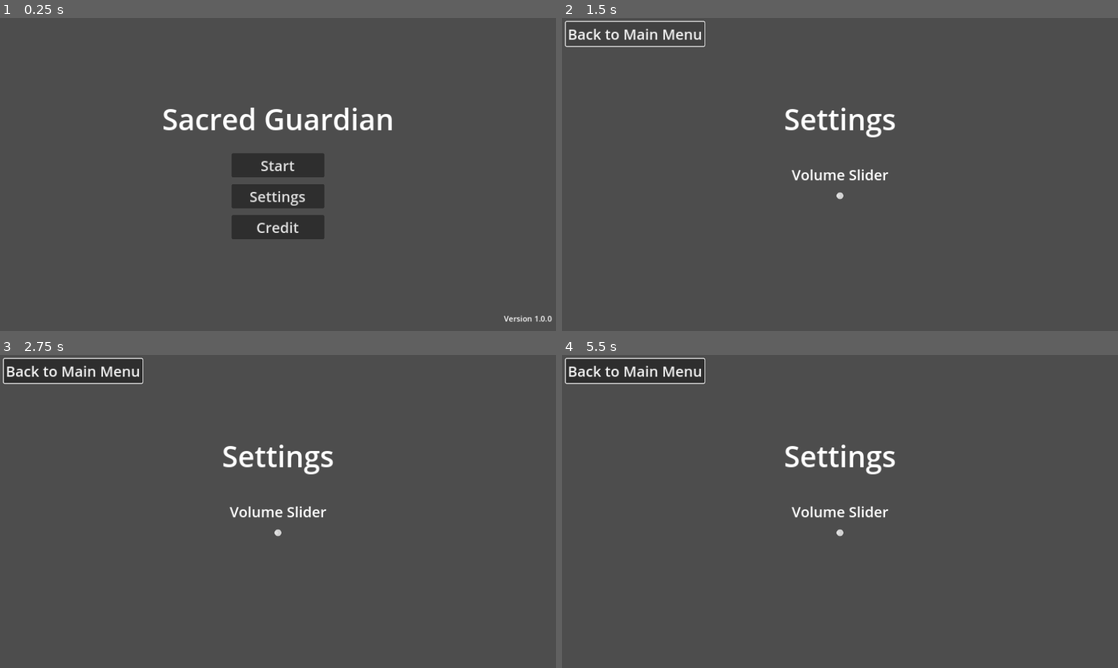
Above: before the commit, frames 1-4 (two rows, left to right).
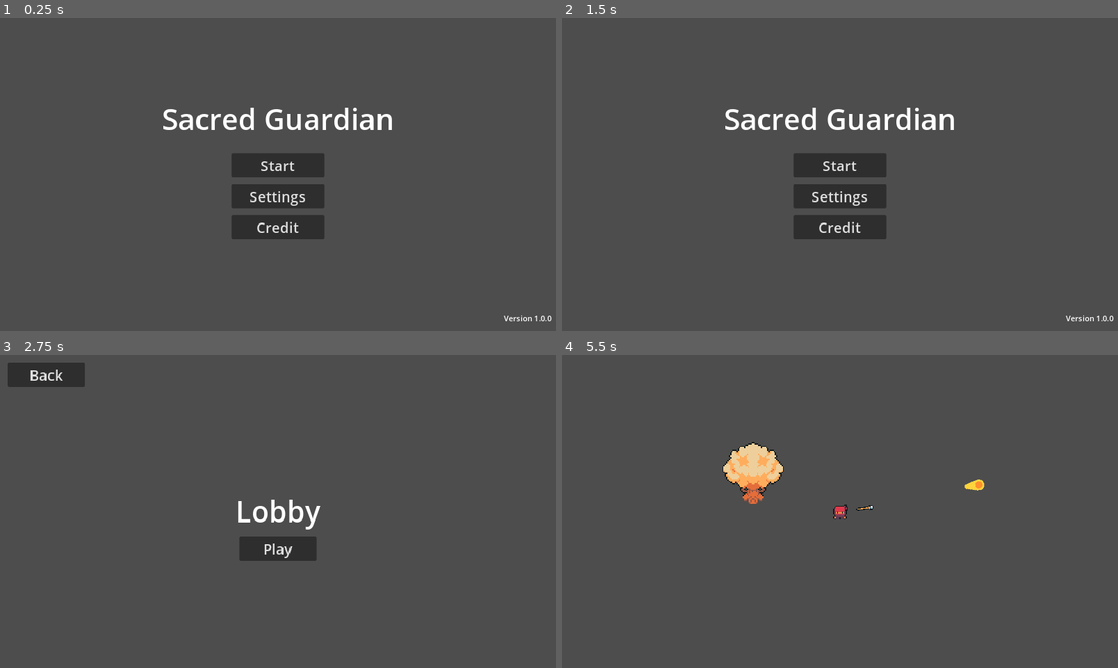
Above: after the commit, the same moments.

Repository: shafiq1rwan/sacred-guardian
Game: Godot game, scene res://games/main_menu.tscn
Two runs of this game, one before a commit and one after it. Both use one fixed random seed, a clock stepped at 60 frames per second and the inputs below.
Inputs (mouse positions are in pixels of both pictures, inside the frame that each line leads up to):
- Up to frame 1 (0.25 s): no input
- Up to frame 2 (1.5 s): click "Settings" at 0.5 s; click "Back to Main Menu" at 1.25 s
- Up to frame 3 (2.75 s): click (278, 502) at 2 s, where only the run after the commit has a clickable "Start"
- Up to frame 4 (5.5 s): click "Back to Main Menu" (after the commit: "Back") at 2.75 s; click (840, 502) at 3.5 s, where only the run after the commit has a clickable "Start"; click (840, 549) at 4.25 s, where only the run after the commit has a clickable "Play"; move the mouse to (962, 495) at 5.02 s; hold D (right) from 5.03 s (still down); click (962, 495) at 5.1 s

The runs differ from the first frame. In frame 1, 0.6% of the frame differs, in the area x 29-100%, y 28-98%; in frame 2, 5.7%, in the area x 0-100%, y 0-97%; in frame 3, 3.9%; in frame 4, 4.5%.

Commit message:
Add basic movement to player character and gun

Diff:
--- /dev/null
+++ b/assets/pistol/impact/impact.gd
@@ -0,0 +1,10 @@
+extends Node2D
+
+@onready var sprite = %Sprite
+
+
+func _ready():
+	var tween = create_tween().set_parallel(true).set_ease(Tween.EASE_OUT)
+	tween.tween_property(sprite, "scale", Vector2.ONE * 1.35, 0.3).from(Vector2.ONE * 0.6)
+	tween.tween_property(sprite, "modulate:a", 0.0, 0.15).set_delay(0.15)
+	tween.chain().tween_callback(queue_free)
--- /dev/null
+++ b/assets/pistol/impact/impact.tscn
@@ -0,0 +1,13 @@
+[gd_scene load_steps=3 format=3 uid="uid://kcl4efkvrany"]
+
+[ext_resource type="Script" path="res://pistol/impact/impact.gd" id="1_4vum2"]
+[ext_resource type="Texture2D" uid="uid://dn80eu1qs371v" path="res://pistol/impact/circle.png" id="2_wp1di"]
+
+[node name="Impact" type="Node2D"]
+top_level = true
+script = ExtResource("1_4vum2")
+
+[node name="Sprite" type="Sprite2D" parent="."]
+unique_name_in_owner = true
+modulate = Color(1, 0.831373, 0.239216, 1)
+texture = ExtResource("2_wp1di")
--- /dev/null
+++ b/assets/pistol/impact_mob/impact_mob.gd
@@ -0,0 +1,10 @@
+extends Node2D
+
+@onready var sprite = %Sprite
+
+
+func _ready():
+	var tween = create_tween().set_parallel(true).set_ease(Tween.EASE_OUT)
+	tween.tween_property(sprite, "scale", Vector2.ONE * 1.35, 0.3).from(Vector2.ONE * 0.6)
+	tween.tween_property(sprite, "modulate:a", 0.0, 0.15).set_delay(0.15)
+	tween.chain().tween_callback(queue_free)
--- /dev/null
+++ b/assets/pistol/impact_mob/impact_mob.tscn
@@ -0,0 +1,13 @@
+[gd_scene load_steps=3 format=3 uid="uid://b3t7jermra1d3"]
+
+[ext_resource type="Script" path="res://pistol/impact/impact.gd" id="1_8w6eg"]
+[ext_resource type="Texture2D" uid="uid://dn80eu1qs371v" path="res://pistol/impact/circle.png" id="2_k8r3s"]
+
+[node name="Impact" type="Node2D"]
+top_level = true
+script = ExtResource("1_8w6eg")
+
+[node name="Sprite" type="Sprite2D" parent="."]
+unique_name_in_owner = true
+modulate = Color(0.159935, 1, 0.623219, 1)
+texture = ExtResource("2_k8r3s")
--- /dev/null
+++ b/assets/pistol/muzzle_flash/muzzle_flash.gd
@@ -0,0 +1,11 @@
+extends Node2D
+
+@onready var sprite = %Sprite
+
+
+func _ready():
+	var tween = create_tween().set_parallel(true).set_ease(Tween.EASE_OUT).set_trans(Tween.TRANS_BACK)
+	tween.tween_property(sprite, "position:x", 16.0, 0.25)
+	tween.tween_property(sprite, "scale", Vector2.ONE * 1.25, 0.25)
+	tween.tween_property(sprite, "modulate:a", 0.0, 0.25).set_delay(0.1)
+	tween.chain().tween_callback(queue_free)
--- /dev/null
+++ b/assets/pistol/muzzle_flash/muzzle_flash.tscn
@@ -0,0 +1,12 @@
+[gd_scene load_steps=3 format=3 uid="uid://c1b2kbuq1if08"]
+
+[ext_resource type="Script" path="res://pistol/muzzle_flash/muzzle_flash.gd" id="1_wouey"]
+[ext_resource type="Texture2D" uid="uid://brgpjilf7s2ul" path="res://pistol/muzzle_flash/muzzle_flash.png" id="2_6pgu4"]
+
+[node name="MuzzleFlash" type="Node2D"]
+script = ExtResource("1_wouey")
+
+[node name="Sprite" type="Sprite2D" parent="."]
+unique_name_in_owner = true
+texture = ExtResource("2_6pgu4")
+offset = Vector2(10, 0)
--- /dev/null
+++ b/games/ancient_tree.tscn
@@ -0,0 +1,32 @@
+[gd_scene load_steps=5 format=3 uid="uid://bh7jdahdwknic"]
+
+[ext_resource type="Texture2D" uid="uid://uqu3yj668wrs" path="res://assets/temporary/TilesetNature.png" id="1_6r7du"]
+
+[sub_resource type="AtlasTexture" id="AtlasTexture_7wugn"]
+atlas = ExtResource("1_6r7du")
+region = Rect2(144, 288, 48, 48)
+
+[sub_resource type="SpriteFrames" id="SpriteFrames_jy2jd"]
+animations = [{
+"frames": [{
+"duration": 1.0,
+"texture": SubResource("AtlasTexture_7wugn")
+}],
+"loop": true,
+"name": &"default",
+"speed": 5.0
+}]
+
+[sub_resource type="CircleShape2D" id="CircleShape2D_n0g84"]
+radius = 11.0
+
+[node name="AncientTree" type="StaticBody2D"]
+
+[node name="AnimatedSprite2D" type="AnimatedSprite2D" parent="."]
+position = Vector2(4.76837e-07, -8)
+scale = Vector2(1.33333, 1.33333)
+sprite_frames = SubResource("SpriteFrames_jy2jd")
+
+[node name="CollisionShape2D" type="CollisionShape2D" parent="."]
+position = Vector2(0, 14)
+shape = SubResource("CircleShape2D_n0g84")
--- /dev/null
+++ b/games/bullet.gd
@@ -0,0 +1,24 @@
+extends Area2D
+
+var TRAVELLED_DISTANCE = 0
+
+func _physics_process(delta):
+	const RANGE = 1200
+	const SPEED = 500
+	var direction = Vector2.RIGHT.rotated(rotation)
+	position += direction * SPEED * delta
+
+	TRAVELLED_DISTANCE += SPEED * delta
+	if TRAVELLED_DISTANCE > RANGE:
+		queue_free()
+
+func _on_body_entered(_body):
+	queue_free()
+
+	#const IMPACT = preload("res://assets/pistol/impact/impact.tscn")
+	#var impact = IMPACT.instantiate()
+	#get_parent().add_child(impact)
+	#impact.global_position = global_position
+	#
+	#if body.has_method("take_damage"):
+		#body.take_damage()
--- /dev/null
+++ b/games/bullet.tscn
@@ -0,0 +1,25 @@
+[gd_scene load_steps=4 format=3 uid="uid://bgieko04f8oup"]
+
+[ext_resource type="Texture2D" uid="uid://dftkbqwsfd68r" path="res://assets/pistol/projectile.png" id="1_ggeav"]
+[ext_resource type="Script" path="res://games/bullet.gd" id="1_t31d3"]
+
+[sub_resource type="CircleShape2D" id="CircleShape2D_sxyfa"]
+radius = 4.0
+
+[node name="Bullet" type="Area2D"]
+top_level = true
+rotation = 0.00116996
+collision_layer = 0
+collision_mask = 3
+script = ExtResource("1_t31d3")
+
+[node name="Projectile" type="Sprite2D" parent="."]
+position = Vector2(-4, 0.00467984)
+scale = Vector2(0.416556, 0.416556)
+texture = ExtResource("1_ggeav")
+
+[node name="CollisionShape2D" type="CollisionShape2D" parent="."]
+position = Vector2(0.999999, -0.00116996)
+shape = SubResource("CircleShape2D_sxyfa")
+
+[connection signal="body_entered" from="." to="." method="_on_body_entered"]
--- a/games/game.gd
+++ b/games/game.gd
@@ -1,4 +1,12 @@
 extends Node2D
+@onready var pause_menu = %PauseMenu
 
 func _on_backto_lobby_pressed():
 	get_tree().change_scene_to_file("res://games/lobby.tscn")
+
+func _process(_delta):
+	if Input.is_action_just_pressed("pause"):
+		pause_menu.visible = true
+
+func _on_resume_button_pressed():
+	pause_menu.visible = false
--- a/games/game.tscn
+++ b/games/game.tscn
@@ -1,11 +1,15 @@
-[gd_scene load_steps=2 format=3 uid="uid://bocp8qvswpmwp"]
+[gd_scene load_steps=4 format=3 uid="uid://bocp8qvswpmwp"]
 
 [ext_resource type="Script" path="res://games/game.gd" id="1_ryaub"]
+[ext_resource type="PackedScene" uid="uid://dlffb5c3kdiei" path="res://games/player.tscn" id="2_7mv5o"]
+[ext_resource type="PackedScene" uid="uid://bh7jdahdwknic" path="res://games/ancient_tree.tscn" id="3_xq44r"]
 
 [node name="Game" type="Node2D"]
+y_sort_enabled = true
 script = ExtResource("1_ryaub")
 
 [node name="PauseMenu" type="CanvasLayer" parent="."]
+unique_name_in_owner = true
 visible = false
 
 [node name="ColorRect" type="ColorRect" parent="PauseMenu"]
@@ -77,6 +81,7 @@
 text = "Exit"
 
 [node name="TemporaryMenu" type="CanvasLayer" parent="."]
+visible = false
 
 [node name="Label" type="Label" parent="TemporaryMenu"]
 anchors_preset = 8
@@ -109,4 +114,11 @@
 text = "Back To Lobby
 "
 
+[node name="Player" parent="." instance=ExtResource("2_7mv5o")]
+position = Vector2(568, 320)
+
+[node name="AncientTree" parent="." instance=ExtResource("3_xq44r")]
+position = Vector2(568, 288)
+
+[connection signal="pressed" from="PauseMenu/ResumeButton" to="." method="_on_resume_button_pressed"]
 [connection signal="pressed" from="TemporaryMenu/BacktoLobby" to="." method="_on_backto_lobby_pressed"]
--- /dev/null
+++ b/games/game_manager.gd
@@ -0,0 +1,11 @@
+extends Node
+
+var HP_PLAYER = 100.0
+var SPEED_PLAYER = 200.00
+var DASH_SPEED = 3000.00
+var CURRENT_WAVE_LEVEL = 1
+var WAVE_BOSS_LEVEL = 5
+var TOTAL_MINIMUM_MOB = 10
+var TOTAL_MOB_ONSTAGE = 0
+var TOTAL_DEFEATED_MONSTER = 0
+var TOTAL_SCORE = 0
--- /dev/null
+++ b/games/pistol.gd
@@ -0,0 +1,16 @@
+extends Area2D
+
+func _physics_process(_delta):
+	look_at(get_global_mouse_position())
+
+	if Input.is_action_just_pressed("shoot"):
+		shoot()
+
+func shoot():
+	const BULLET = preload("res://games/bullet.tscn")
+
+	var new_bullet = BULLET.instantiate()
+	new_bullet.global_position = %ShootingPoint.global_position
+	new_bullet.global_rotation = %ShootingPoint.global_rotation
+	%ShootingPoint.add_child(new_bullet)
+	$SFXShoot.play()
--- /dev/null
+++ b/games/pistol.tscn
@@ -0,0 +1,35 @@
+[gd_scene load_steps=5 format=3 uid="uid://bvjr8fvmbmplb"]
+
+[ext_resource type="Script" path="res://games/pistol.gd" id="1_2xn5n"]
+[ext_resource type="Texture2D" uid="uid://b5h0heqcs3axq" path="res://assets/temporary/MagicWand.png" id="2_xk1oe"]
+[ext_resource type="AudioStream" uid="uid://do6vfdose03q8" path="res://assets/sfx/MI_SFX 30.wav" id="3_l1kxd"]
+
+[sub_resource type="CircleShape2D" id="CircleShape2D_bbud7"]
+radius = 68.6804
+
+[node name="Pistol" type="Area2D"]
+collision_layer = 0
+collision_mask = 2
+script = ExtResource("1_2xn5n")
+
+[node name="CollisionShape2D" type="CollisionShape2D" parent="."]
+shape = SubResource("CircleShape2D_bbud7")
+
+[node name="WeaponPivot" type="Marker2D" parent="."]
+
+[node name="PistolSprite" type="Sprite2D" parent="WeaponPivot"]
+position = Vector2(26, 0)
+texture = ExtResource("2_xk1oe")
+
+[node name="ShootingPoint" type="Marker2D" parent="WeaponPivot/PistolSprite"]
+unique_name_in_owner = true
+position = Vector2(9, 0)
+
+[node name="Timer" type="Timer" parent="."]
+wait_time = 0.5
+autostart = true
+
+[node name="SFXShoot" type="AudioStreamPlayer2D" parent="."]
+stream = ExtResource("3_l1kxd")
+
+[connection signal="timeout" from="Timer" to="." method="_on_timer_timeout"]
--- /dev/null
+++ b/games/plant_spike.gd
@@ -0,0 +1,16 @@
+extends Area2D
+
+var TRAVELLED_DISTANCE = 0
+@export var BULLET_SPEED = 100
+
+func _physics_process(delta):
+	const RANGE = 1200
+	var direction = Vector2.RIGHT.rotated(rotation)
+	position += direction * BULLET_SPEED * delta
+
+	TRAVELLED_DISTANCE += BULLET_SPEED * delta
+	if TRAVELLED_DISTANCE > RANGE:
+		queue_free()
+
+func _on_body_entered(body):
+	queue_free()
--- /dev/null
+++ b/games/plant_spike.tscn
@@ -0,0 +1,55 @@
+[gd_scene load_steps=9 format=3 uid="uid://c4655v8in1aci"]
+
+[ext_resource type="Texture2D" uid="uid://crgbndkvpo20u" path="res://assets/temporary/PlantSpike.png" id="1_7wwr3"]
+[ext_resource type="Script" path="res://games/plant_spike.gd" id="1_lgam4"]
+
+[sub_resource type="AtlasTexture" id="AtlasTexture_ljk45"]
+atlas = ExtResource("1_7wwr3")
+region = Rect2(0, 0, 24, 20)
+
+[sub_resource type="AtlasTexture" id="AtlasTexture_sewjn"]
+atlas = ExtResource("1_7wwr3")
+region = Rect2(24, 0, 24, 20)
+
+[sub_resource type="AtlasTexture" id="AtlasTexture_vwww2"]
+atlas = ExtResource("1_7wwr3")
+region = Rect2(48, 0, 24, 20)
+
+[sub_resource type="AtlasTexture" id="AtlasTexture_excjo"]
+atlas = ExtResource("1_7wwr3")
+region = Rect2(72, 0, 24, 20)
+
+[sub_resource type="SpriteFrames" id="SpriteFrames_aiv1f"]
+animations = [{
+"frames": [{
+"duration": 1.0,
+"texture": SubResource("AtlasTexture_ljk45")
+}, {
+"duration": 1.0,
+"texture": SubResource("AtlasTexture_sewjn")
+}, {
+"duration": 1.0,
+"texture": SubResource("AtlasTexture_vwww2")
+}, {
+"duration": 1.0,
+"texture": SubResource("AtlasTexture_excjo")
+}],
+"loop": true,
+"name": &"default",
+"speed": 10.0
+}]
+
+[sub_resource type="CircleShape2D" id="CircleShape2D_le6md"]
+radius = 5.09902
+
+[node name="PlantSpike" type="Area2D"]
+script = ExtResource("1_lgam4")
+
+[node name="Projectile" type="AnimatedSprite2D" parent="."]
+sprite_frames = SubResource("SpriteFrames_aiv1f")
+frame_progress = 0.102431
+
+[node name="CollisionShape2D" type="CollisionShape2D" parent="."]
+shape = SubResource("CircleShape2D_le6md")
+
+[connection signal="body_entered" from="." to="." method="_on_body_entered"]
--- /dev/null
+++ b/games/player.gd
@@ -0,0 +1,12 @@
+extends CharacterBody2D
+
+func _physics_process(_delta):
+	var direction = Input.get_vector("left","right","up","down")
+	velocity = direction * GameManager.SPEED_PLAYER
+
+	move_and_slide()
+
+	if velocity.length() > 0.00:
+		$AnimatedSprite2D.play("walk")
+	else:
+		$AnimatedSprite2D.play("idle")
--- /dev/null
+++ b/games/player.tscn
@@ -0,0 +1,73 @@
+[gd_scene load_steps=12 format=3 uid="uid://dlffb5c3kdiei"]
+
+[ext_resource type="Texture2D" uid="uid://cv4glq1d7xbla" path="res://assets/temporary/character/SeparateAnim/Walk.png" id="1_nghng"]
+[ext_resource type="Script" path="res://games/player.gd" id="1_qcfix"]
+[ext_resource type="Texture2D" uid="uid://lhsrk43lho70" path="res://assets/temporary/character/SeparateAnim/Idle.png" id="2_4j0pd"]
+[ext_resource type="PackedScene" uid="uid://bvjr8fvmbmplb" path="res://games/pistol.tscn" id="4_vd7fe"]
+
+[sub_resource type="AtlasTexture" id="AtlasTexture_ic6pg"]
+atlas = ExtResource("2_4j0pd")
+region = Rect2(0, 0, 16, 16)
+
+[sub_resource type="AtlasTexture" id="AtlasTexture_gtbvv"]
+atlas = ExtResource("1_nghng")
+region = Rect2(0, 0, 16, 16)
+
+[sub_resource type="AtlasTexture" id="AtlasTexture_qojk3"]
+atlas = ExtResource("1_nghng")
+region = Rect2(0, 16, 16, 16)
+
+[sub_resource type="AtlasTexture" id="AtlasTexture_gojwa"]
+atlas = ExtResource("1_nghng")
+region = Rect2(0, 32, 16, 16)
+
+[sub_resource type="AtlasTexture" id="AtlasTexture_uox3w"]
+atlas = ExtResource("1_nghng")
+region = Rect2(0, 48, 16, 16)
+
+[sub_resource type="SpriteFrames" id="SpriteFrames_pw3g3"]
+animations = [{
+"frames": [{
+"duration": 1.0,
+"texture": SubResource("AtlasTexture_ic6pg")
+}],
+"loop": true,
+"name": &"idle",
+"speed": 5.0
+}, {
+"frames": [{
+"duration": 1.0,
+"texture": SubResource("AtlasTexture_gtbvv")
+}, {
+"duration": 1.0,
+"texture": SubResource("AtlasTexture_qojk3")
+}, {
+"duration": 1.0,
+"texture": SubResource("AtlasTexture_gojwa")
+}, {
+"duration": 1.0,
+"texture": SubResource("AtlasTexture_uox3w")
+}],
+"loop": true,
+"name": &"walk",
+"speed": 5.0
+}]
+
+[sub_resource type="CircleShape2D" id="CircleShape2D_mgtww"]
+radius = 5.09902
+
+[node name="Player" type="CharacterBody2D"]
+script = ExtResource("1_qcfix")
+
+[node name="AnimatedSprite2D" type="AnimatedSprite2D" parent="."]
+sprite_frames = SubResource("SpriteFrames_pw3g3")
+animation = &"idle"
+
+[node name="CollisionShape2D" type="CollisionShape2D" parent="."]
+position = Vector2(0, 3)
+shape = SubResource("CircleShape2D_mgtww")
+
+[node name="Camera2D" type="Camera2D" parent="."]
+zoom = Vector2(2, 2)
+
+[node name="Pistol" parent="." instance=ExtResource("4_vd7fe")]
--- /dev/null
+++ b/games/settings.gd
@@ -0,0 +1,4 @@
+extends Control
+
+func _on_back_button_pressed():
+	get_tree().change_scene_to_file("res://games/main_menu.tscn")
--- a/games/settings.tscn
+++ b/games/settings.tscn
@@ -1,6 +1,8 @@
-[gd_scene load_steps=2 format=3 uid="uid://dhi4ut5yr4d8r"]
+[gd_scene load_steps=4 format=3 uid="uid://dhi4ut5yr4d8r"]
 
-[ext_resource type="Script" path="res://games/VolumeSlider.gd" id="1_nm8a6"]
+[ext_resource type="Script" path="res://games/volume_slider.gd" id="1_nm8a6"]
+[ext_resource type="Script" path="res://games/settings.gd" id="1_squju"]
+[ext_resource type="AudioStream" uid="uid://do831soc0hl7e" path="res://assets/bgm/Main Menu BGM.wav" id="2_f207q"]
 
 [node name="Settings" type="Control"]
 layout_mode = 3
@@ -9,8 +11,25 @@
 anchor_bottom = 1.0
 grow_horizontal = 2
 grow_vertical = 2
+script = ExtResource("1_squju")
 
 [node name="CanvasLayer" type="CanvasLayer" parent="."]
+
+[node name="VolumeSlider" type="HSlider" parent="CanvasLayer"]
+anchors_preset = 8
+anchor_left = 0.5
+anchor_top = 0.5
+anchor_right = 0.5
+anchor_bottom = 0.5
+offset_left = -104.0
+offset_top = 36.0
+offset_right = 112.0
+offset_bottom = 52.0
+grow_horizontal = 2
+grow_vertical = 2
+max_value = 1.0
+step = 0.001
+script = ExtResource("1_nm8a6")
 
 [node name="VolumeLabel2" type="Label" parent="CanvasLayer"]
 anchors_preset = 8
@@ -42,21 +61,6 @@
 theme_override_font_sizes/font_size = 30
 text = "Volume Slider"
 
-[node name="VolumeSlider" type="HSlider" parent="CanvasLayer"]
-anchors_preset = 8
-anchor_left = 0.5
-anchor_top = 0.5
-anchor_right = 0.5
-anchor_bottom = 0.5
-offset_left = -8.0
-offset_top = 36.0
-offset_bottom = 52.0
-grow_horizontal = 2
-grow_vertical = 2
-max_value = 1.0
-step = 0.001
-script = ExtResource("1_nm8a6")
-
 [node name="BackButton" type="Button" parent="CanvasLayer"]
 offset_left = 8.0
 offset_top = 8.0
@@ -64,3 +68,9 @@
 offset_bottom = 39.0
 theme_override_font_sizes/font_size = 30
 text = "Back to Main Menu"
+
+[node name="BGM" type="AudioStreamPlayer2D" parent="."]
+stream = ExtResource("2_f207q")
+autoplay = true
+
+[connection signal="pressed" from="CanvasLayer/BackButton" to="." method="_on_back_button_pressed"]
--- a/project.godot
+++ b/project.godot
@@ -23,10 +23,15 @@
 
 buses/default_bus_layout="res://games/default_bus_layout.tres"
 
+[autoload]
+
+GameManager="*res://games/game_manager.gd"
+
 [display]
 
 window/stretch/mode="canvas_items"
 window/stretch/aspect="expand"
+mouse_cursor/custom_image="res://assets/cursor/pointer_c_shaded.png"
 
 [input]
 
@@ -73,5 +78,6 @@
 
 [rendering]
 
+textures/canvas_textures/default_texture_filter=0
 renderer/rendering_method="gl_compatibility"
 renderer/rendering_method.mobile="gl_compatibility"
Binary file added: assets/cursor/pointer_c_shaded.png
Not shown, added: assets/cursor/pointer_c_shaded.png.import
Binary file added: assets/cursor/target_round_b.png
Not shown, added: assets/cursor/target_round_b.png.import
Binary file added: assets/pistol/enemy_projectile.png
Not shown, added: assets/pistol/enemy_projectile.png.import
Binary file added: assets/pistol/impact/circle.png
Not shown, added: assets/pistol/impact/circle.png.import
Binary file added: assets/pistol/impact_mob/circle.png
Not shown, added: assets/pistol/impact_mob/circle.png.import
Binary file added: assets/pistol/muzzle_flash/muzzle_flash.png
Not shown, added: assets/pistol/muzzle_flash/muzzle_flash.png.import
(and 36 more such lines)
